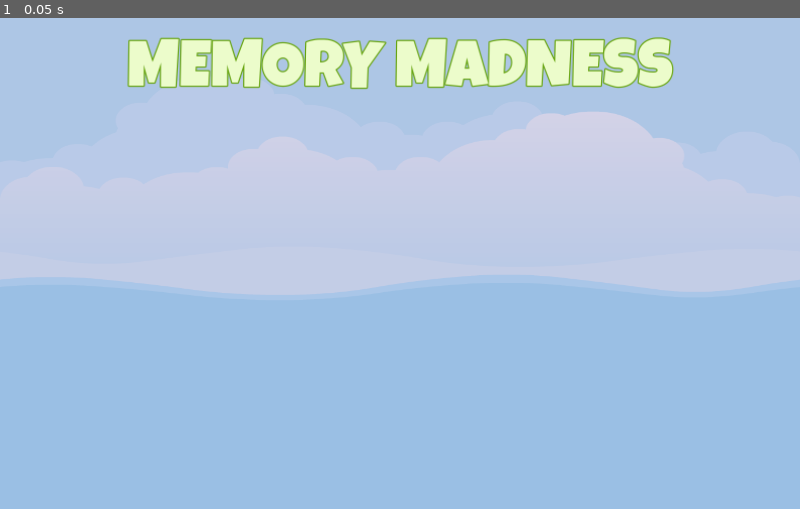
Above: before the commit, frame 1.
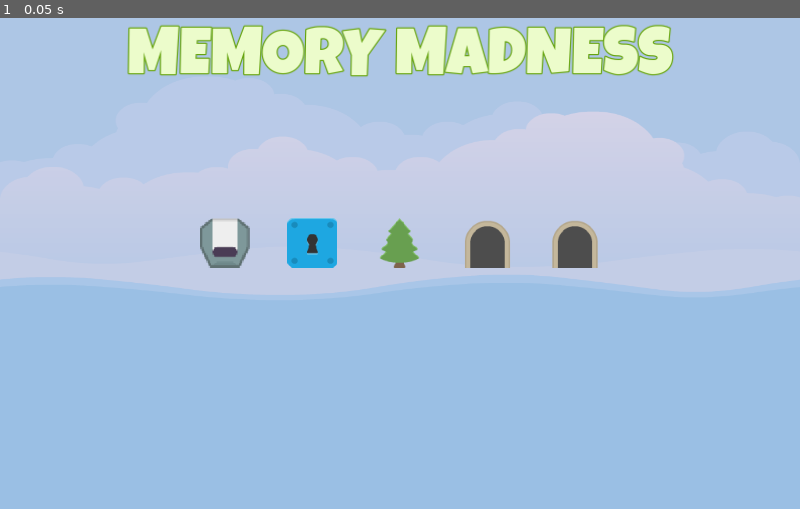
Above: after the commit, the same moment.

Repository: DMAlexander/MemoryMadness
Game: Godot game, scene res://scenes/master/master.tscn
Same seed, same stepped clock (60 frames per second), same inputs: the game is played once before the commit and once after it.
Inputs:
- Up to frame 1 (0.05 s): no input

The runs differ from the first frame. In frame 1, 7.6% of the frame differs, in the area x 15-85%, y 1-51%.

Commit message:
Front Sprite

Diff:
--- /dev/null
+++ b/scenes/front_sprite/front_sprite.gd
@@ -0,0 +1,15 @@
+extends TextureRect
+
+
+# Called when the node enters the scene tree for the first time.
+func _ready() -> void:
+	set_random_image()
+
+
+# Called every frame. 'delta' is the elapsed time since the previous frame.
+func _process(delta: float) -> void:
+	pass
+
+
+func set_random_image() -> void:
+	texture = ImageManager.get_random_item_image().get_texture()
--- /dev/null
+++ b/scenes/front_sprite/front_sprite.tscn
@@ -0,0 +1,16 @@
+[gd_scene load_steps=3 format=3 uid="uid://tmdj1alt0r3p"]
+
+[ext_resource type="Texture2D" uid="uid://dnnmpbt6m2yo1" path="res://assets/glitch/barrelRed_up.png" id="1_u15rf"]
+[ext_resource type="Script" path="res://scenes/front_sprite/front_sprite.gd" id="2_sxtu8"]
+
+[node name="FrontSprite" type="TextureRect"]
+anchors_preset = 8
+anchor_left = 0.5
+anchor_top = 0.5
+anchor_right = 0.5
+anchor_bottom = 0.5
+grow_horizontal = 2
+grow_vertical = 2
+pivot_offset = Vector2(32, 32)
+texture = ExtResource("1_u15rf")
+script = ExtResource("2_sxtu8")
--- a/scenes/main/main.tscn
+++ b/scenes/main/main.tscn
@@ -1,6 +1,7 @@
-[gd_scene load_steps=2 format=3 uid="uid://c5dsvub1gs0ml"]
+[gd_scene load_steps=3 format=3 uid="uid://c5dsvub1gs0ml"]
 
 [ext_resource type="LabelSettings" uid="uid://bb475bkqlpx44" path="res://assets/LG_84_Green.tres" id="1_y3ao0"]
+[ext_resource type="PackedScene" uid="uid://tmdj1alt0r3p" path="res://scenes/front_sprite/front_sprite.tscn" id="2_ga6tl"]
 
 [node name="Main" type="Control"]
 layout_mode = 3
@@ -45,6 +46,22 @@
 [node name="HBLevels" type="HBoxContainer" parent="ColorRect/VBoxContainer"]
 layout_mode = 2
 size_flags_horizontal = 4
+theme_override_constants/separation = 48
+
+[node name="FrontSprite" parent="ColorRect/VBoxContainer/HBLevels" instance=ExtResource("2_ga6tl")]
+layout_mode = 2
+
+[node name="FrontSprite2" parent="ColorRect/VBoxContainer/HBLevels" instance=ExtResource("2_ga6tl")]
+layout_mode = 2
+
+[node name="FrontSprite3" parent="ColorRect/VBoxContainer/HBLevels" instance=ExtResource("2_ga6tl")]
+layout_mode = 2
+
+[node name="FrontSprite4" parent="ColorRect/VBoxContainer/HBLevels" instance=ExtResource("2_ga6tl")]
+layout_mode = 2
+
+[node name="FrontSprite5" parent="ColorRect/VBoxContainer/HBLevels" instance=ExtResource("2_ga6tl")]
+layout_mode = 2
 
 [node name="Spacer4" type="Control" parent="ColorRect/VBoxContainer"]
 layout_mode = 2
